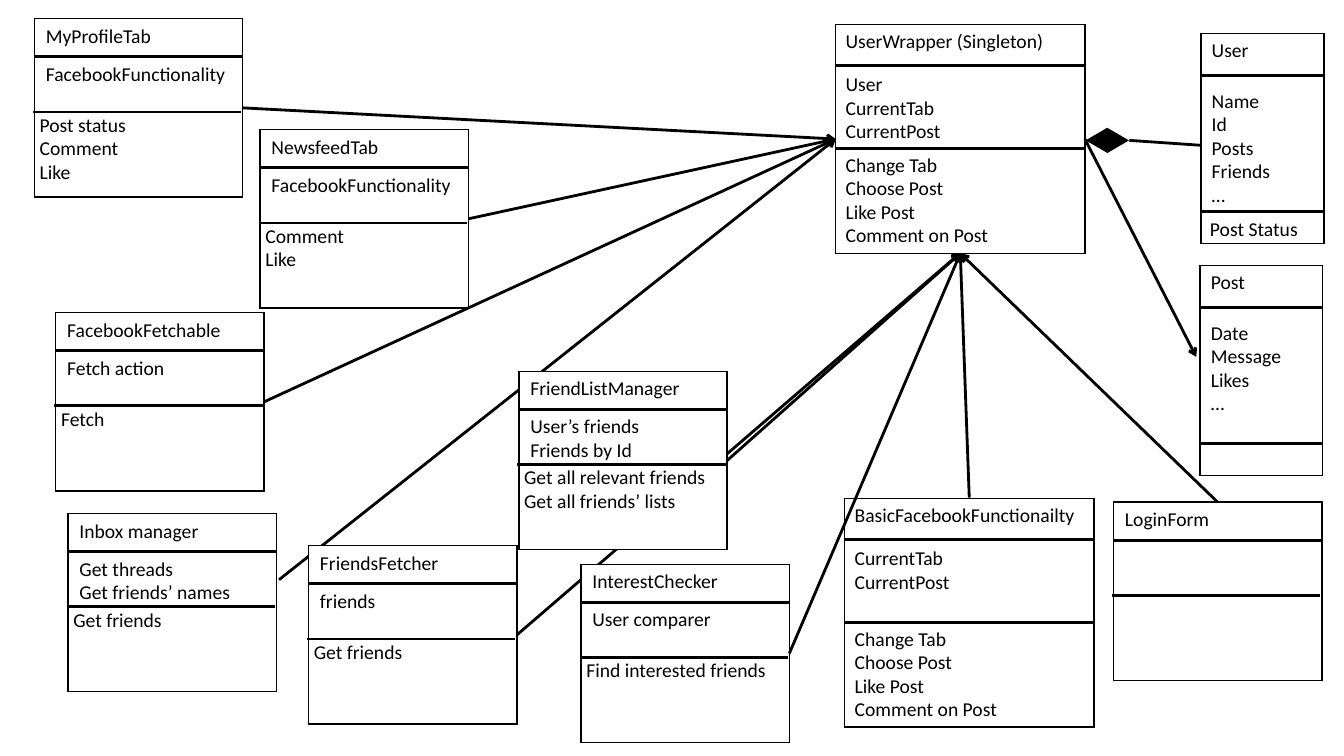
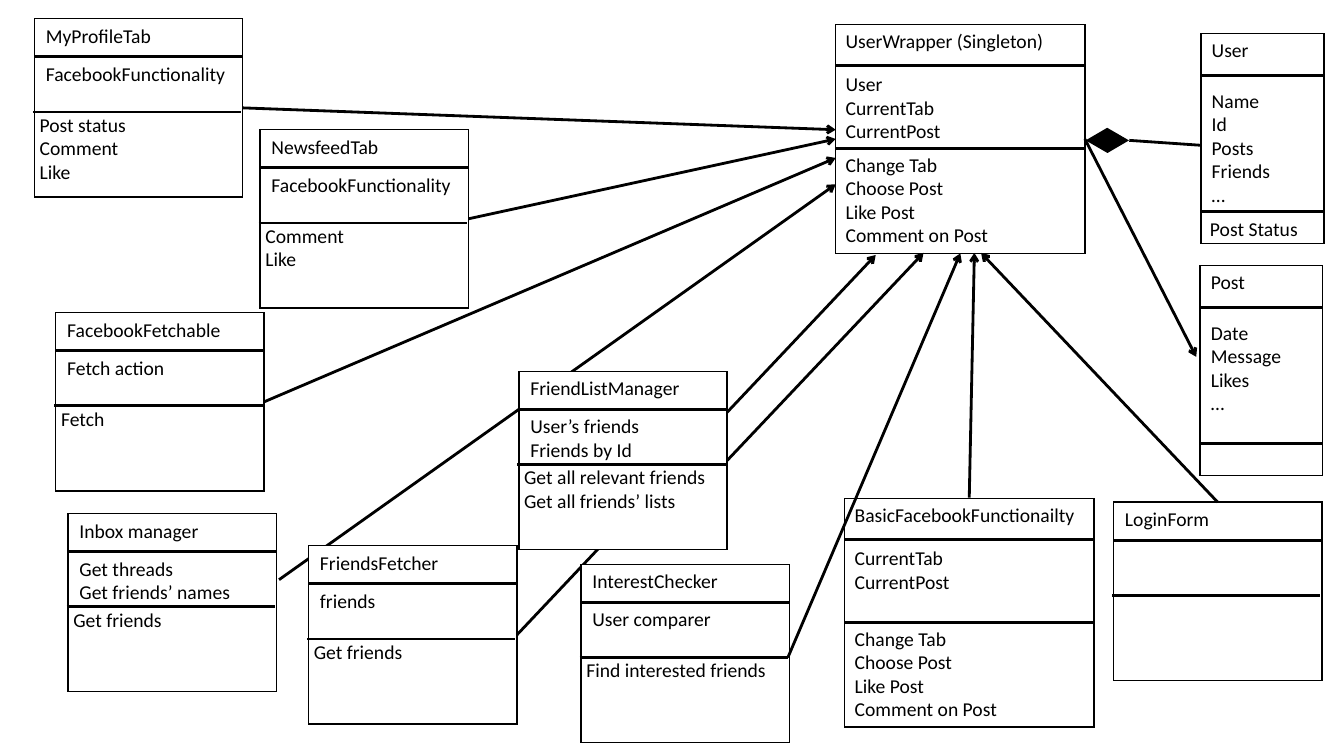
Before and after one commit to nihohit/Design-Pattern-HW, a slide deck: slide 5 of ex01/sequence diagrams.pptx. Drawn at 1344x756 pixels with LibreOffice and Linux fonts; fonts in the diff are those of the drawing. Boxes give left, top, right and bottom in pixels: in the first picture for what was removed or moved away, otherwise in the second. Text is boxed around its words. In the diff, an @@ line names an element or a change of style, - is before the commit and + after.

```diff
--- a/ex01/sequence diagrams.pptx
+++ b/ex01/sequence diagrams.pptx
@@ arrow moved from (243, 108) - (836, 139) to (243, 108) - (836, 130) @@
@@ arrow moved from (264, 402) - (836, 139) to (264, 402) - (836, 158) @@
@@ arrow moved from (279, 580) - (836, 139) to (279, 580) - (836, 185) @@
@@ arrow moved from (517, 635) - (961, 253) to (517, 635) - (876, 255) @@
@@ arrow moved from (727, 461) - (961, 253) to (727, 461) - (924, 253) @@
@@ arrow moved from (789, 653) - (961, 253) to (788, 657) - (961, 253) @@
@@ arrow moved from (970, 498) - (961, 253) to (970, 498) - (975, 253) @@
@@ arrow moved from (1218, 502) - (961, 253) to (1218, 502) - (981, 253) @@
```
Also in this commit, not shown: 1 other file.
